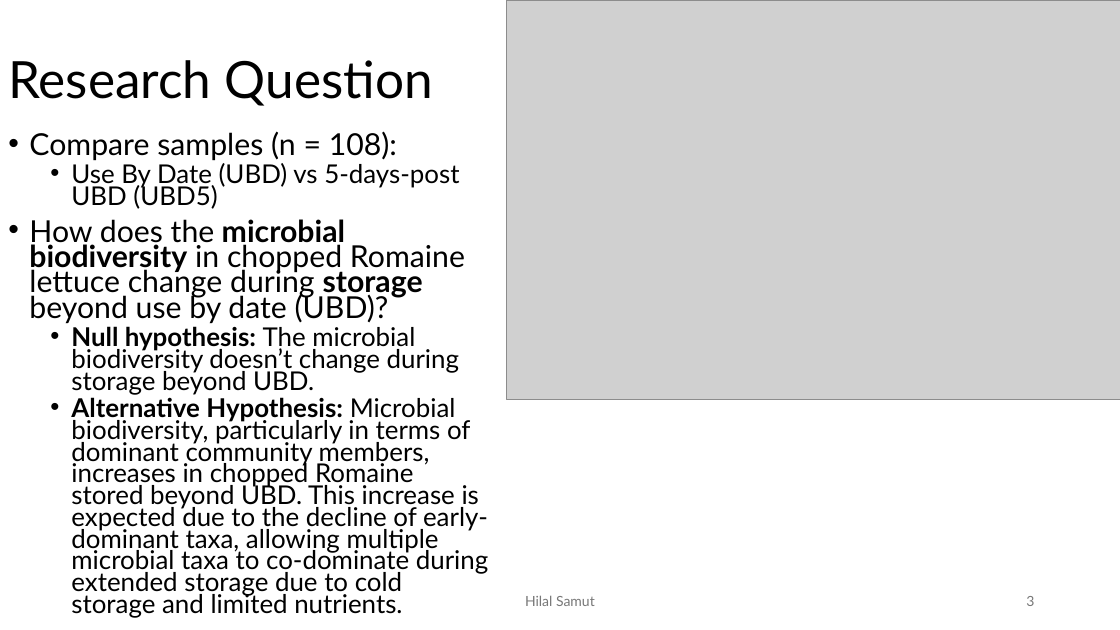
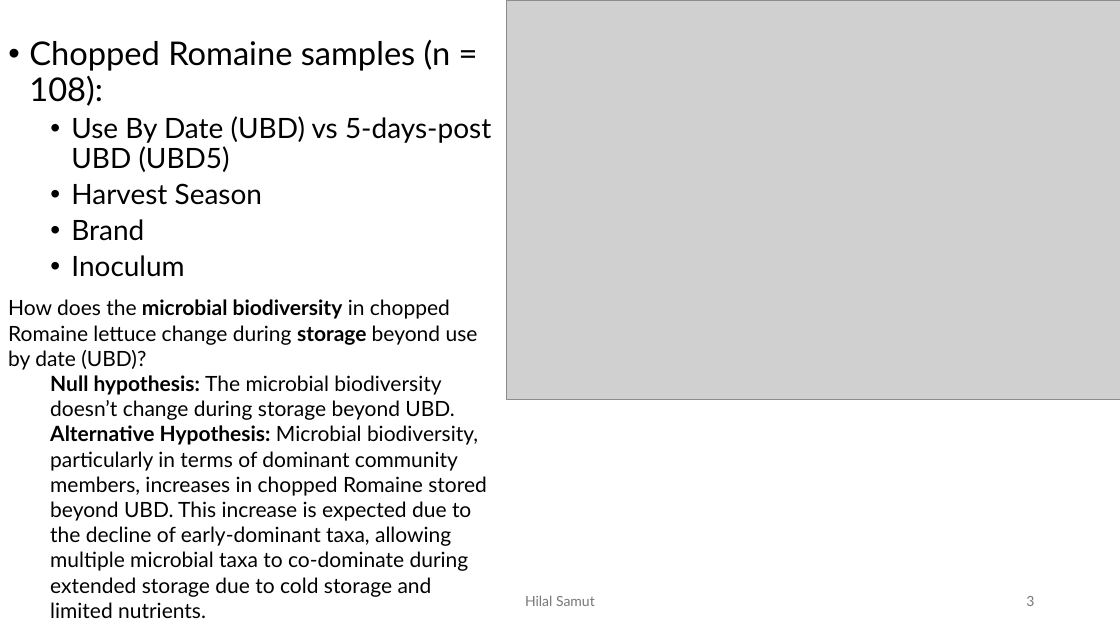
Before and after one commit to hilalsamut/Lettuce_16S_rRNA, a slide deck: slide 3 of presentation/HilalSamut-BIOMI6300.pptx. Drawn at 1120x630 pixels with LibreOffice and Linux fonts; fonts in the diff are those of the drawing; grey boxes stand for pictures. Boxes give left, top, right and bottom in pixels: in the first picture for what was removed or moved away, otherwise in the second. Text is boxed around its words. In the diff, an @@ line names an element or a change of style, - is before the commit and + after.

Commit message:
updating presentation

```diff
--- a/presentation/HilalSamut-BIOMI6300.pptx
+++ b/presentation/HilalSamut-BIOMI6300.pptx
@@ text "Chopped Romaine samples (n = ...": place and size @@
-text "Chopped Romaine samples (n = ..." at box(29, 131, 488, 618)
+text "Chopped Romaine samples (n = ..." at box(29, 40, 491, 277)
@@ text at box(29, 40, 451, 106): text changed; size 25.9 to 28 pt @@
-• Compare samples (n = 108):
+• Chopped Romaine samples (n = 108):
@@ title removed at box(8, 60, 433, 106) @@
-Research Question
@@ text at box(71, 116, 491, 172): size 22.2 to 24 pt in "Use By Date (UBD) vs 5-days-post UBD ..."; line spacing 0.7 to 0.9 @@
@@ text at box(71, 183, 262, 277): text changed; size 22.2 to 24 pt @@
-• How does the microbial biodiversity in chopped Romaine lettuce change during storage beyond use by date (UBD)?
-  • Null hypothesis: The microbial biodiversity doesn’t change during storage beyond UBD.
-  • Alternative Hypothesis: Microbial biodiversity, particularly in terms of dominant community members, increases in chopped Romaine stored beyond UBD. This increase is expected due to the decline of early-dominant taxa, allowing multiple microbial taxa to co-dominate during extended storage due to cold storage and limited nutrients.
+  • Harvest Season
+  • Brand
+  • Inoculum
@@ text added at box(8, 299, 487, 618), 18 pt, text #000000 @@
+How does the microbial biodiversity in chopped Romaine lettuce change during storage beyond use by date (UBD)?
+  Null hypothesis: The microbial biodiversity doesn’t change during storage beyond UBD.
+  Alternative Hypothesis: Microbial biodiversity, particularly in terms of dominant community members, increases in chopped Romaine stored beyond UBD. This increase is expected due to the decline of early-dominant taxa, allowing multiple microbial taxa to co-dominate during extended storage due to cold storage and limited nutrients.
```
Also in this commit, not shown: 1 other file.
